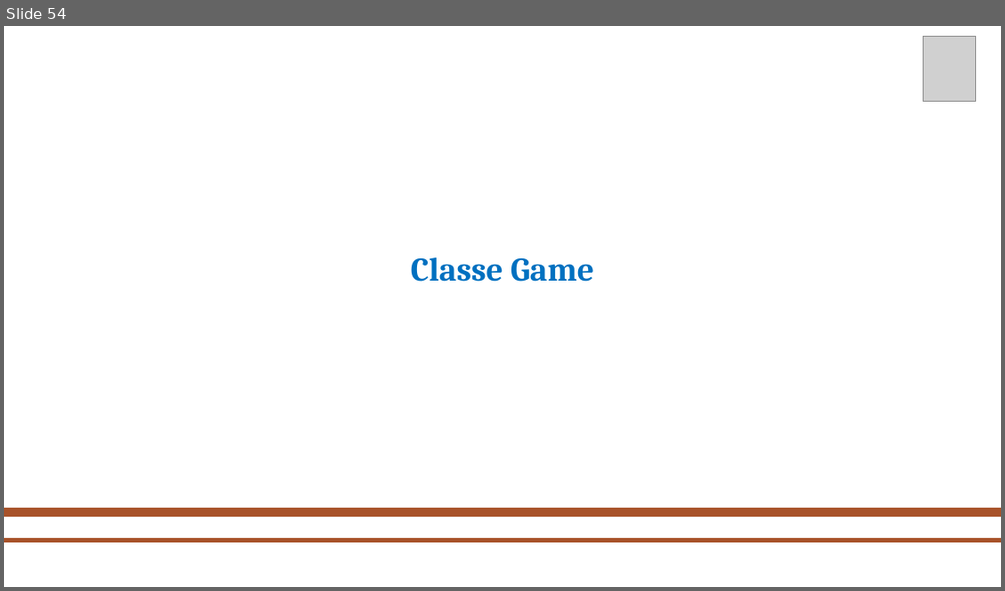
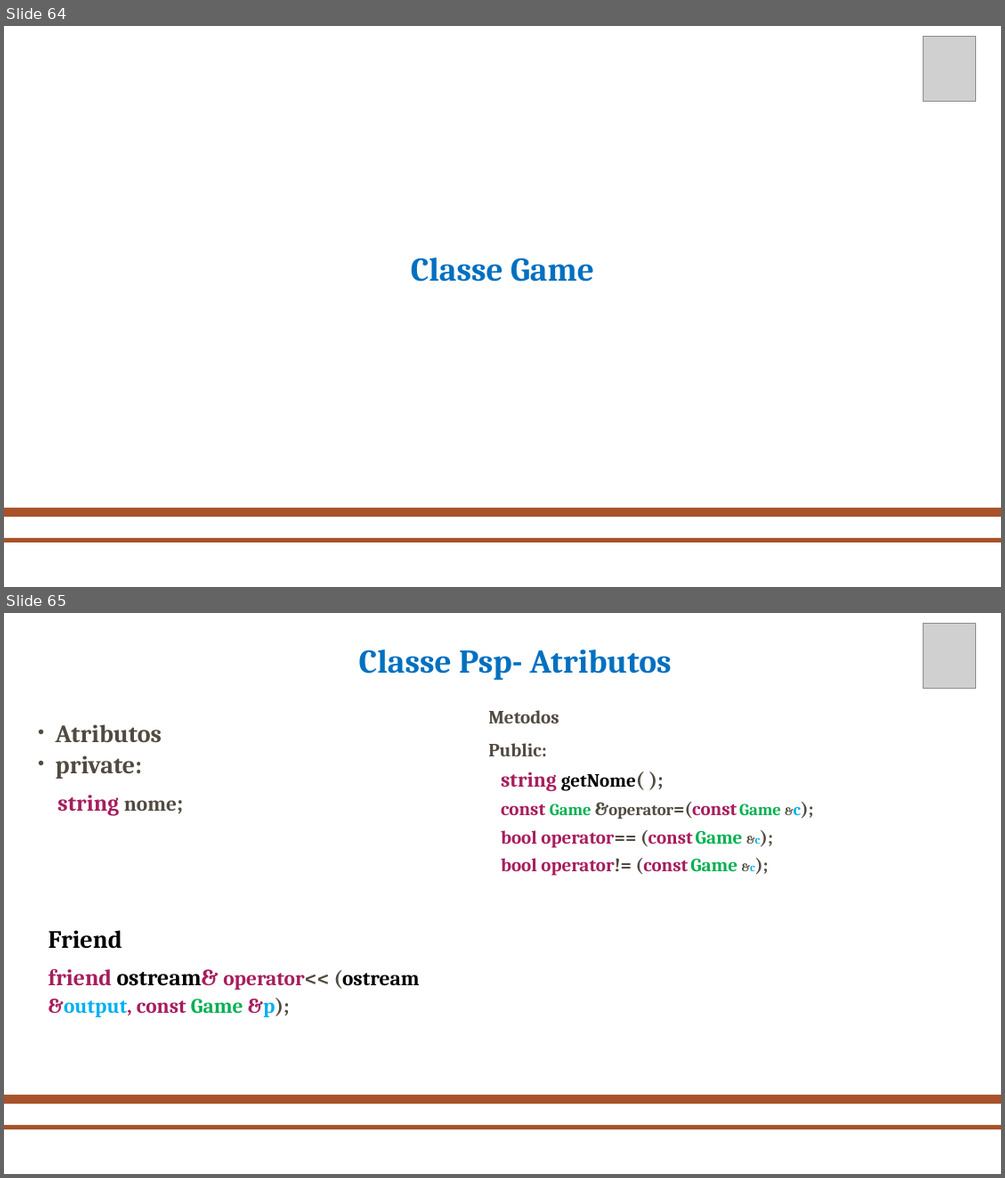
Before and after one commit to mahrcio/Console-Generico, a slide deck: apresentacaoFinal.pptx. Shown one above the other, each under a label of ours: slide 54 before the commit, slides 64 and 65 after it. The pictures are 1005x591 and 1005x1178 pixels, drawn with LibreOffice and Linux fonts; fonts in the diff are those of the drawing; grey boxes stand for pictures; background and template pictures are left out. Boxes give left, top, right and bottom in pixels: in the first picture for what was removed or moved away, otherwise in the second. Text is boxed around its words. In the diff, an @@ line names an element or a change of style, - is before the commit and + after.

```diff
--- a/apresentacaoFinal.pptx
+++ b/apresentacaoFinal.pptx
@@ slide 65 added at box(4, 613, 1001, 1174), background picture (left out); not listed: 2 template elements that a slide beside it also shows @@
@@ picture added at box(923, 623, 975, 689) @@
@@ text added at box(359, 649, 672, 680), 32 pt, text #0070C0, bold @@
+Classe Psp- Atributos
@@ text added at box(488, 710, 801, 876), 18 pt, text #A71D5D, bold @@
+Metodos
+Public:
+string getNome( );
+const Game &operator=(const Game &c);
+bool operator== (const Game &c);
+bool operator!= (const Game &c);
@@ text added at box(56, 724, 177, 816), 24 pt, text #514A40, bold @@
+● Atributos
+● private:
+string nome;
@@ text added at box(48, 930, 420, 1017), 20 pt, text #A71D5D, bold @@
+Friend
+friend ostream& operator<< (ostream &output, const Game &p);
@@ what was slide 54 is now slide 64 @@
```
Also in this commit, not shown: 8 slides changed, 19 other slides added, 1 slide removed.
